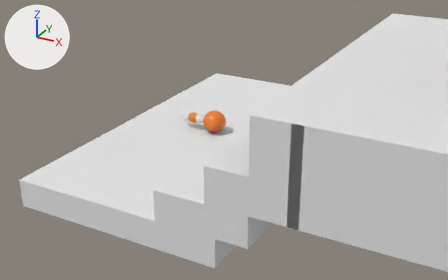
An edit to the Blender file Animación/Ejercicio4_3D/Pelota con Cola/pelota_Cola.blend, drawn before and after from the same camera.
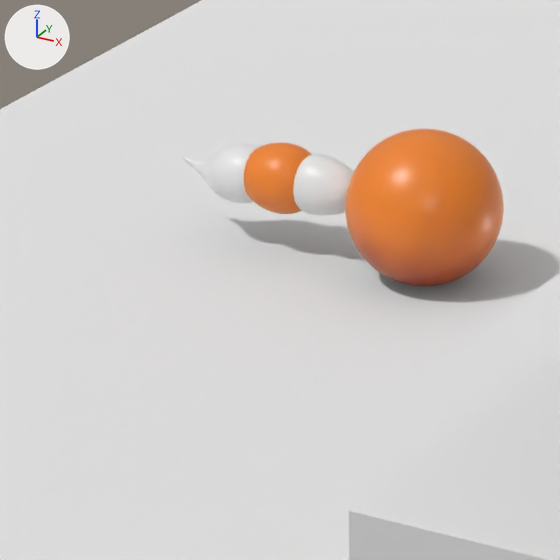
There are two pictures of each version: one from a 50 mm lens placed at (-9.55, -43.69, 12.54), pointed at (-33.75, 0.31, -9.46), one close up on the part from 34% to 52% of the width and 33% to 62% of the height. Every picture has the same lights, and +X, +Y and +Z are marked at upper left.

Names of what the first close-up shows: 'Cola1', 'Cola2', 'Cola3', 'Pelota', 'escaleras1'.
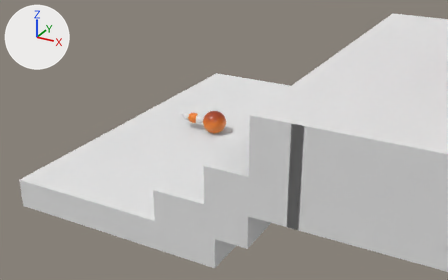
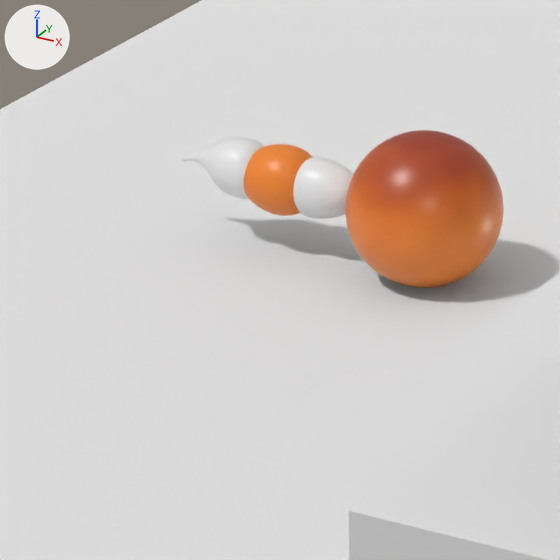
ob_padrepelota_mover_y_escalar_1 is not drawn itself; it is the parent of ob_pelota.

Changed parts and their boxes (x1, y1, x2, y2) in the close-ups (560 x 560 px):
'Pelota', moved, turned: before (345, 129, 504, 286); after (345, 130, 504, 288)
'Cola2', moved, turned: before (244, 143, 312, 214); after (244, 144, 312, 216)
'Cola1', moved, turned: before (293, 154, 354, 215); after (293, 157, 354, 219)
'Cola3', moved, turned: before (181, 143, 260, 203); after (182, 137, 265, 199)

The change, as a diff of the scene's bpy script:
```diff
--- a/Animación/Ejercicio4_3D/Pelota con Cola/pelota_Cola.blend.py
+++ b/Animación/Ejercicio4_3D/Pelota con Cola/pelota_Cola.blend.py
@@ ob_padrepelota_mover_y_escalar_1 @@
 ob_padrepelota_mover_y_escalar_1 = bpy.data.objects.new('PadrePelota(Mover y escalar)1', None)
-ob_padrepelota_mover_y_escalar_1.location = (-34.51, 0.0, -8.902)
+ob_padrepelota_mover_y_escalar_1.location = (-34.51, 0.0, -7.826)
@@ ob_pelota @@
 ob_pelota.matrix_parent_inverse = Matrix(((1.0, 0.0, 0.0, 34.51), (0.0, 1.0, 0.0, 0.0), (0.0, 0.0, 1.0, 8.762), (0.0, 0.0, 0.0, 1.0)))
-ob_pelota.location = (-34.52, 0.0, -7.632)
+ob_pelota.location = (-34.52, 0.0, -8.729)
+ob_pelota.rotation_euler = (3.142, 0.0, 0.0)  # degrees (180, 0, 0)
 _m = ob_pelota.modifiers.new('Subsurf', 'SUBSURF')
```
